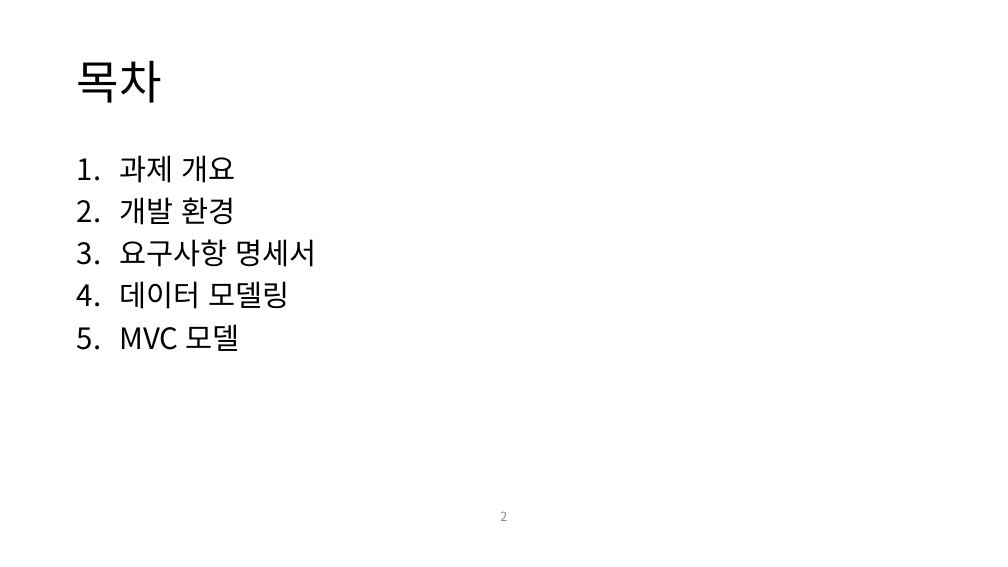
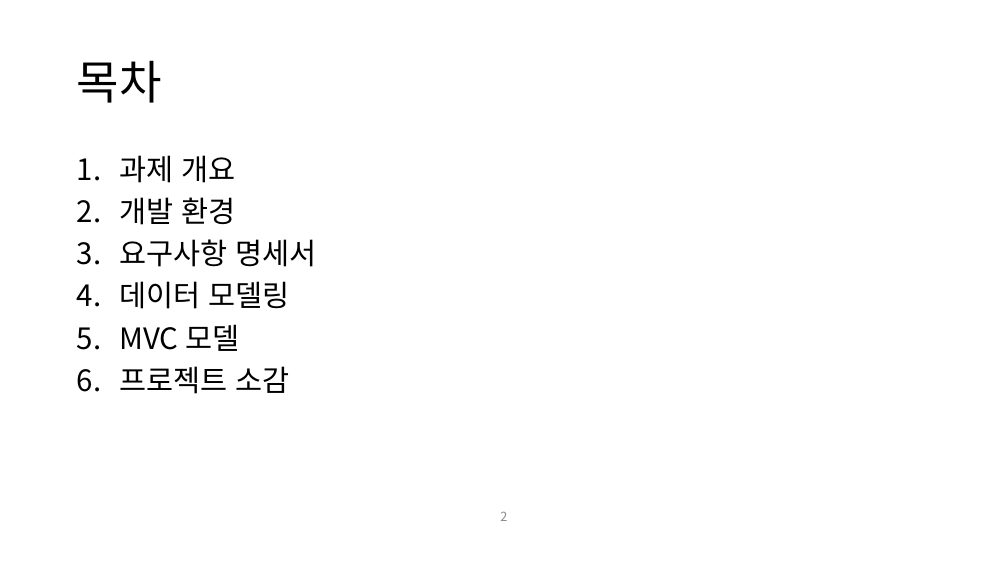
Before and after one commit to nacastle/kopo-MoneySalad, a slide deck: slide 2 of 머니샐러드_포트폴리오.pptx. Drawn at 1008x567 pixels with LibreOffice and Linux fonts; fonts in the diff are those of the drawing. Boxes give left, top, right and bottom in pixels: in the first picture for what was removed or moved away, otherwise in the second. Text is boxed around its words. In the diff, an @@ line names an element or a change of style, - is before the commit and + after.

```diff
--- a/머니샐러드_포트폴리오.pptx
+++ b/머니샐러드_포트폴리오.pptx
@@ text at [119, 366, 290, 394]: paragraph added @@
+6. 프로젝트 소감
```
Also in this commit, not shown: 4 other slides changed, 2 slides added, 19 other files.
